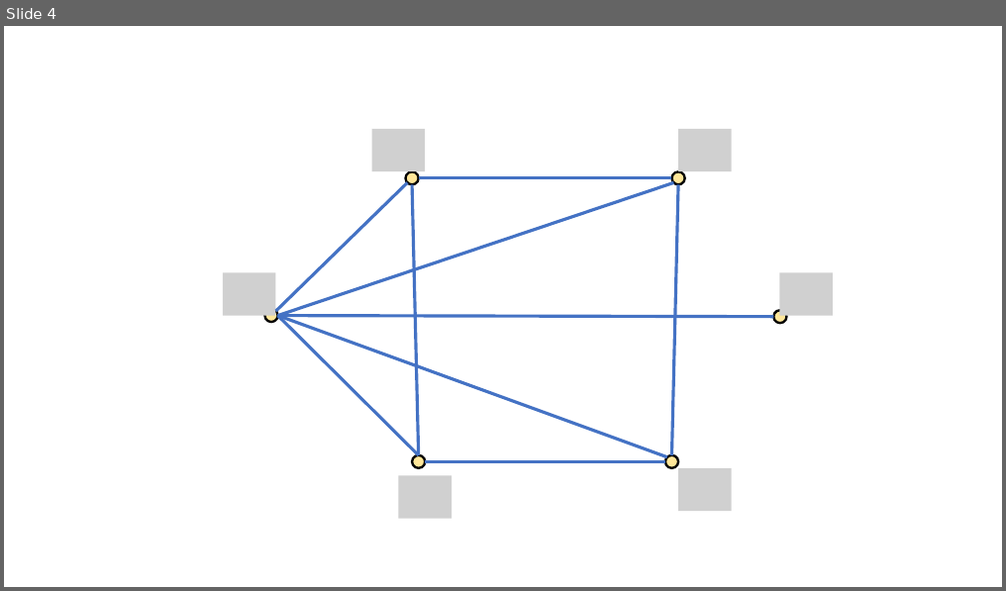
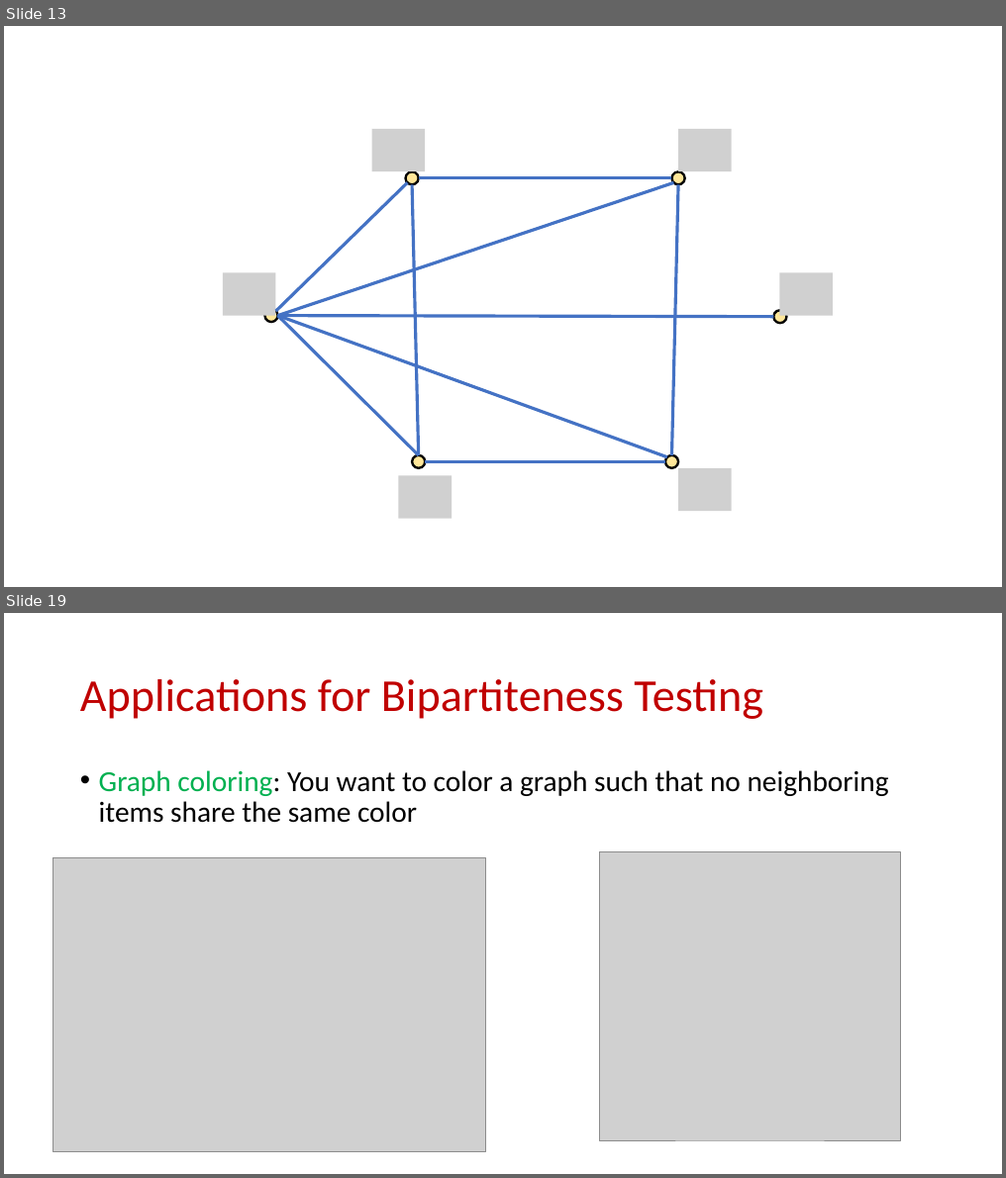
Before and after one commit to samsonzhou/samsonzhou.github.io, a slide deck: CSCE658-S24/L11.pptx. Shown one above the other, each under a label of ours: slide 4 before the commit, slides 13 and 19 after it; the slides between them are not shown. The pictures are 1006x591 and 1006x1178 pixels, drawn with LibreOffice and Linux fonts; fonts in the diff are those of the drawing; grey boxes stand for pictures. Boxes give left, top, right and bottom in pixels: in the first picture for what was removed or moved away, otherwise in the second. Text is boxed around its words. In the diff, an @@ line names an element or a change of style, - is before the commit and + after.

```diff
--- a/CSCE658-S24/L11.pptx
+++ b/CSCE658-S24/L11.pptx
@@ slide 19 added at box(4, 613, 1002, 1174), background #FFFFFF @@
@@ title added at box(80, 679, 763, 719), 44 pt, text #C00000 @@
+Applications for Bipartiteness Testing
@@ text added at box(99, 770, 889, 823), 28 pt, text #000000 @@
+• Graph coloring: You want to color a graph such that no neighboring items share the same color
@@ picture added at box(54, 858, 486, 1152) @@
@@ picture added at box(599, 852, 900, 1141) @@
@@ what was slide 4 is now slide 13 @@
```
Also in this commit, not shown: 1 slide changed, 27 other slides added.
